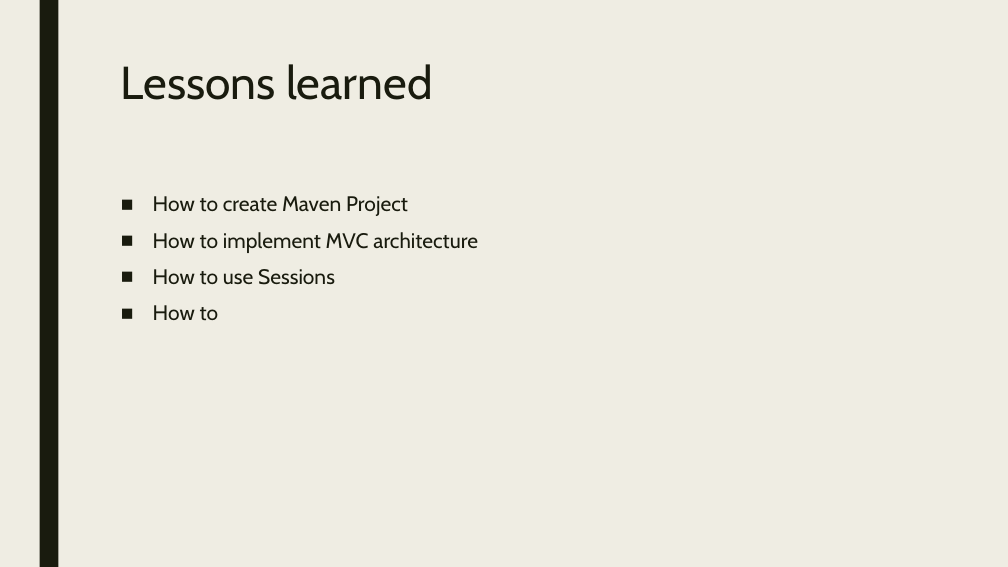
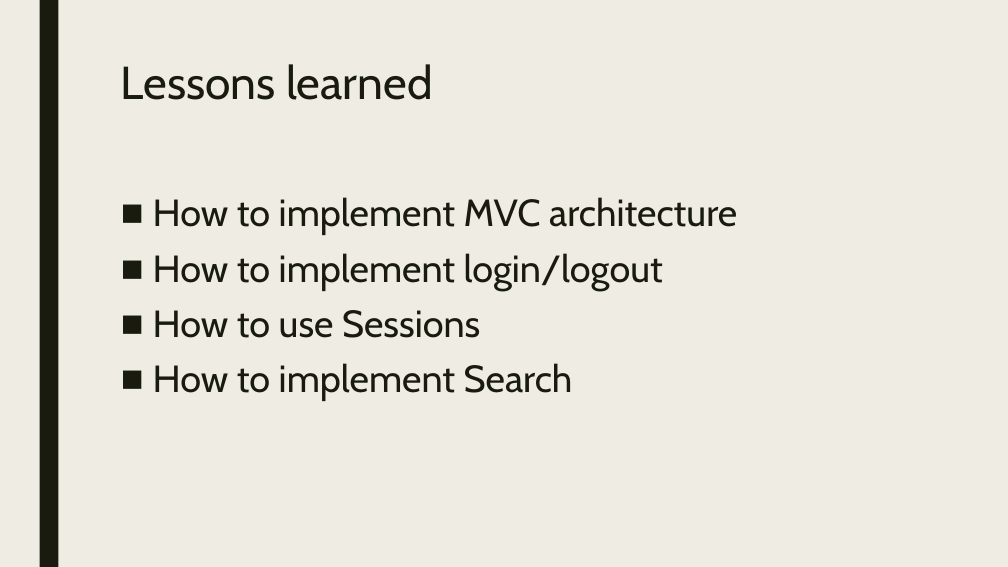
Before and after one commit to Valini/OfficeGit, a slide deck: slide 5 of The OfficePPT.pptx (slide 4 before the commit). Drawn at 1008x567 pixels with LibreOffice and Linux fonts; fonts in the diff are those of the drawing. Boxes give left, top, right and bottom in pixels: in the first picture for what was removed or moved away, otherwise in the second. Text is boxed around its words. In the diff, an @@ line names an element or a change of style, - is before the commit and + after.

Commit message:
Presentation

```diff
--- a/The OfficePPT.pptx
+++ b/The OfficePPT.pptx
@@ text at bbox=[153, 196, 408, 216]: paragraph removed @@
-■ How to create Maven Project
@@ text at bbox=[153, 197, 737, 338]: size 20 to 36 pt in "How to implement MVC architecture", "How to use Sessions" @@
@@ text at bbox=[153, 253, 663, 291]: paragraph added @@
+■ How to implement login/logout
@@ text at bbox=[153, 363, 573, 401]: text changed; size 20 to 36 pt @@
-■ How to
+■ How to implement Search
```
Also in this commit, not shown: 1 other slide changed, 1 slide added.
